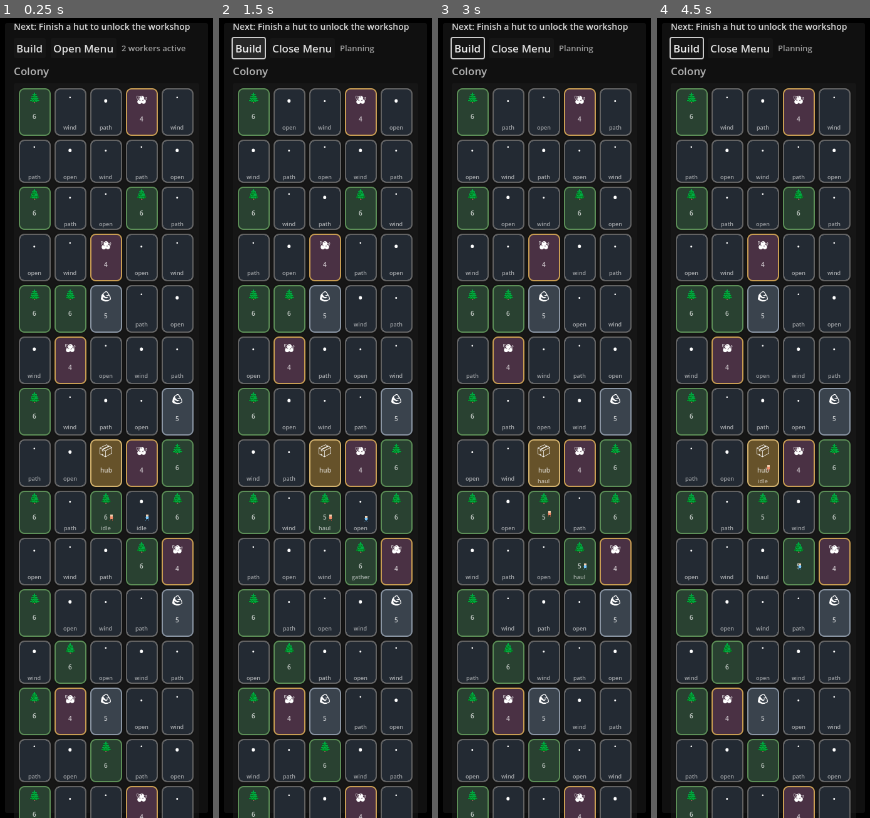
Above: before the commit, frames 1-4 (left to right).
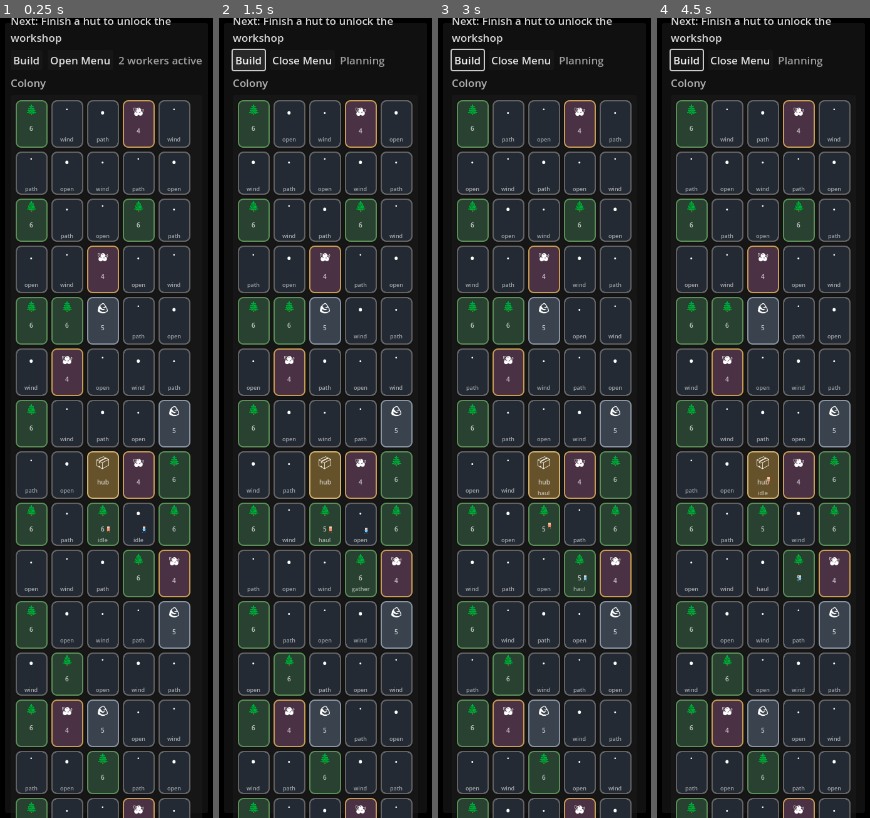
Above: after the commit, the same moments.

Repository: misospace/windowstead
Game: Godot game, scene res://scenes/main.tscn
The game is run twice, just before and just after one commit, with the same random seed, the same clock (stepped at 60 frames per second) and the same inputs.
Inputs (mouse positions are in pixels of both pictures, inside the frame that each line leads up to):
- Up to frame 1 (0.25 s): no input
- Up to frame 2 (1.5 s): click "Build" at 0.5 s; click "Build" at 1.25 s
- Up to frame 3 (3 s): click "Build" at 2 s; tap Enter at 2.75 s; move the mouse to (591, 378) at 2.77 s; click (591, 378) at 2.92 s
- Up to frame 4 (4.5 s): move the mouse to (720, 458) at 3.52 s; click (720, 458) at 3.67 s; move the mouse to (784, 242) at 4.27 s; click (784, 242) at 4.42 s

The runs differ from the first frame. In frame 1, 38% of the frame differs, in the area x 4-95%, y 0-100%; in frame 2, 26%; in frame 3, 26%; in frame 4, 26%.

Commit message:
fix: add focus mode and zoom controls to settings (partial)

Diff:
--- a/scripts/main.gd
+++ b/scripts/main.gd
@@ -112,6 +112,35 @@
 	update_menu_button_text()
 	render_all()
 
+	# Focus Mode and Zoom Controls (Issue #19)
+	var focus_mode_btn := CheckButton.new()
+	focus_mode_btn.text = "Focus Mode"
+	focus_mode_btn.button_pressed = settings.get('focus_mode', false)
+	focus_mode_btn.toggled.connect(func(val):
+		settings['focus_mode'] = val
+		save_settings()
+		if tick_timer:
+			tick_timer.wait_time = tick_seconds_for_setting()
+	)
+	settings_panel.get_node("SettingsMargin/SettingsBox").add_child(focus_mode_btn)
+
+	var zoom_label := Label.new()
+	zoom_label.text = "Zoom: " + str(round(settings.get('zoom_factor', 1.0) * 100) / 100.0)
+	settings_panel.get_node("SettingsMargin/SettingsBox").add_child(zoom_label)
+
+	var zoom_slider := HSlider.new()
+	zoom_slider.min_value = 0.5
+	zoom_slider.max_value = 2.0
+	zoom_slider.step = 0.1
+	zoom_slider.value = settings.get('zoom_factor', 1.0)
+	zoom_slider.value_changed.connect(func(val):
+		settings['zoom_factor'] = val
+		save_settings()
+		zoom_label.text = "Zoom: " + str(round(val * 100) / 100.0)
+		if tick_timer:
+			tick_timer.wait_time = tick_seconds_for_setting()
+	)
+	settings_panel.get_node("SettingsMargin/SettingsBox").add_child(zoom_slider)
 func configure_window() -> void:
 	keep_window_pinned()
 	apply_dock_position()
@@ -135,13 +164,15 @@
 		var available_height := dock_size.y - 110
 		var tile_px: int = min(int((available_width - gap * (grid_w - 1)) / grid_w), int((available_height - gap * (grid_h - 1)) / grid_h))
 		tile_px = clampi(tile_px, 40, 80)
-		tile_size = Vector2i(tile_px, tile_px)
+		var zoom := settings.get('zoom_factor', 1.0)
+		tile_size = Vector2i(int(tile_px * zoom), int(tile_px * zoom))
 	else:
 		var available_width := dock_size.x - 60
 		var available_height := dock_size.y - 120
 		var tile_px: int = min(int((available_width - gap * (grid_w - 1)) / grid_w), int((available_height - gap * (grid_h - 1)) / grid_h))
 		tile_px = clampi(tile_px, 48, 84)
-		tile_size = Vector2i(tile_px, tile_px)
+		var zoom := settings.get('zoom_factor', 1.0)
+		tile_size = Vector2i(int(tile_px * zoom), int(tile_px * zoom))
 
 func apply_anchor_geometry(dock_anchor: String) -> void:
 	anchor_family = "bottom" if dock_anchor == "bottom" else "side"
@@ -164,11 +195,6 @@
 	world_grid.custom_minimum_size = Vector2(0, 220) if is_bottom else Vector2(0, 900)
 	if world_grid:
 		world_grid.columns = grid_w
-	# HUD label tuning for bottom mode (issue #21)
-	if status_label:
-		status_label.add_theme_font_size_override("font_size", 12 if is_bottom else 14)
-	if menu_hint:
-		menu_hint.add_theme_font_size_override("font_size", 11 if is_bottom else 13)
 	position_popup_panel(dock_anchor)
 
 func position_popup_panel(dock_anchor: String) -> void:
@@ -573,14 +599,17 @@
 	return summary
 
 func tick_seconds_for_setting() -> float:
+	var multiplier := 1.0
+	if settings.get('focus_mode', false):
+		multiplier = 2.5
 	match int(settings.get("tick_speed", 0)):
 		0:
-			return BASE_TICK_SECONDS * 1.6
+			return BASE_TICK_SECONDS * 1.6 * multiplier
 		1:
-			return BASE_TICK_SECONDS
+			return BASE_TICK_SECONDS * multiplier
 		2:
-			return BASE_TICK_SECONDS * 0.65
-	return BASE_TICK_SECONDS
+			return BASE_TICK_SECONDS * 0.65 * multiplier
+	return BASE_TICK_SECONDS * multiplier
 
 func seed_tile(pos: Vector2i) -> Dictionary:
 	var key := int((pos.x * 13 + pos.y * 7 + pos.x * pos.y) % 14)
@@ -800,7 +829,9 @@
 	pending_build_kind = ""
 	hover_tile_index = -1
 	world_label.text = "Colony"
-	world_label.text = "Colony  •  place another " + cap(pending_build_kind)
+	push_event("Placement cancelled.")
+	update_menu_button_text()
+	render_all()
 
 func maybe_fire_event() -> void:
 	if tick % EVENT_INTERVAL_TICKS != 0:
